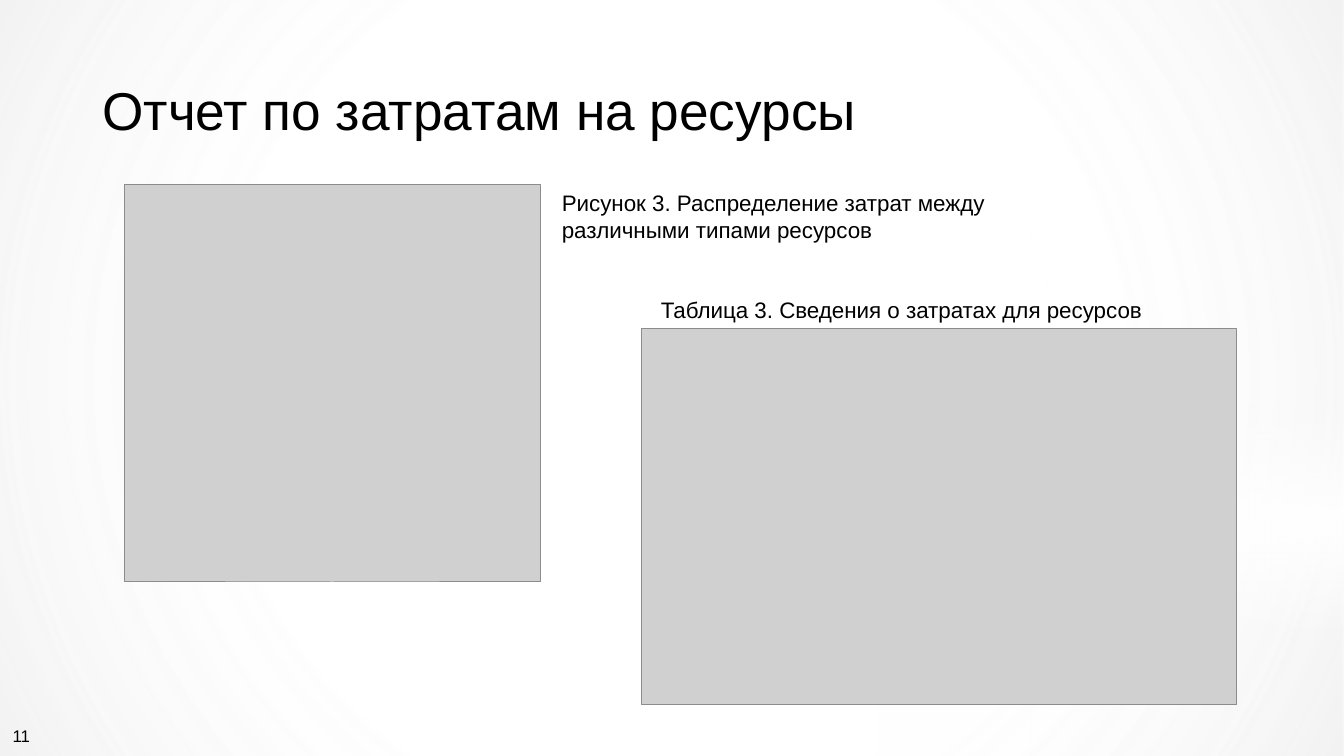
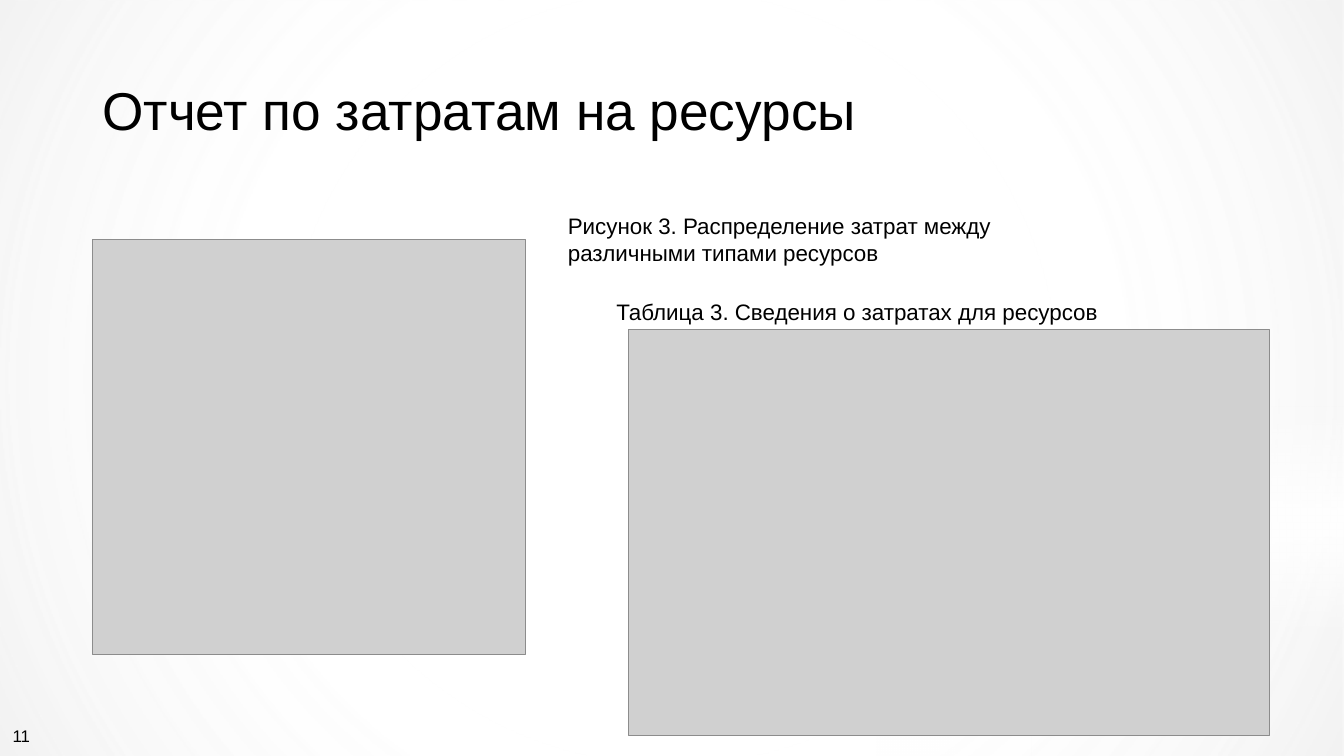
Before and after one commit to kirasmir2/VKR, a slide deck: slide 11 of Презентация ВКР.pptx. Drawn at 1344x756 pixels with LibreOffice and Linux fonts; fonts in the diff are those of the drawing; grey boxes stand for pictures; background and template pictures are left out. Boxes give left, top, right and bottom in pixels: in the first picture for what was removed or moved away, otherwise in the second. Text is boxed around its words. In the diff, an @@ line names an element or a change of style, - is before the commit and + after.

```diff
--- a/Презентация ВКР.pptx
+++ b/Презентация ВКР.pptx
@@ text "Рисунок 3. Распределение затрат между ...": place and size @@
-text "Рисунок 3. Распределение затрат между ..." at [562,195,985,243]
+text "Рисунок 3. Распределение затрат между ..." at [568,218,991,266]
@@ picture: place and size @@
-picture at [124,185,539,582]
+picture at [93,240,526,654]
@@ text "Таблица 3. Сведения о затратах ...": place and size @@
-text "Таблица 3. Сведения о затратах ..." at [661,301,1142,323]
+text "Таблица 3. Сведения о затратах ..." at [616,303,1097,325]
@@ picture: place and size @@
-picture at [641,329,1236,706]
+picture at [629,330,1270,736]
```
Also in this commit, not shown: 8 other slides changed, 2 slides added, 48 other files.
